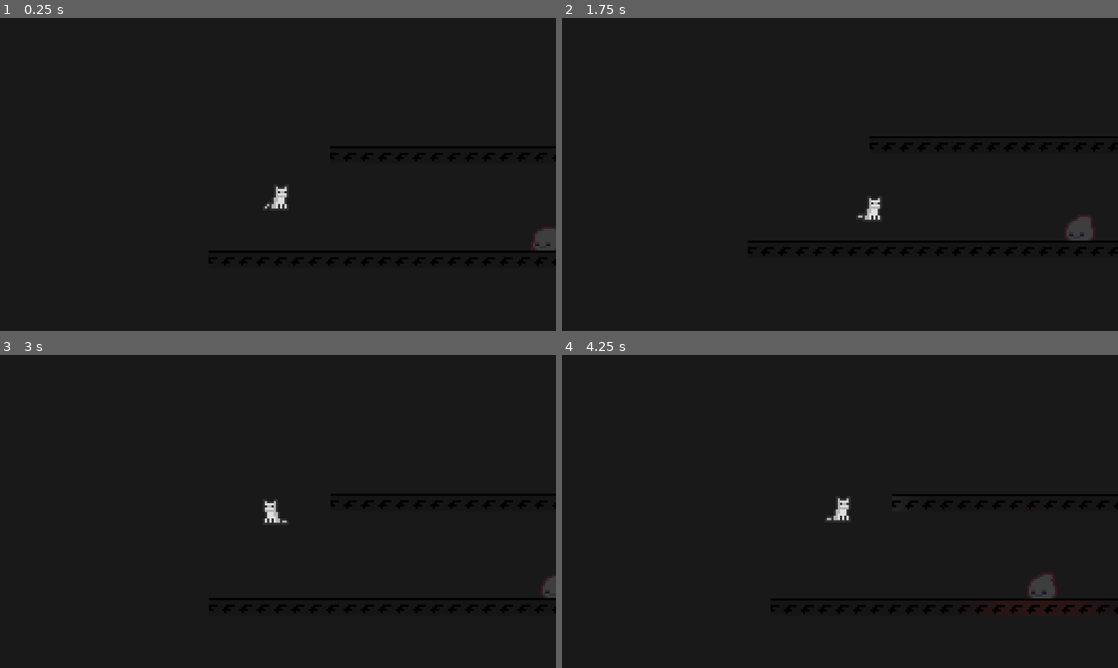
Above: before the commit, frames 1-4 (two rows, left to right).
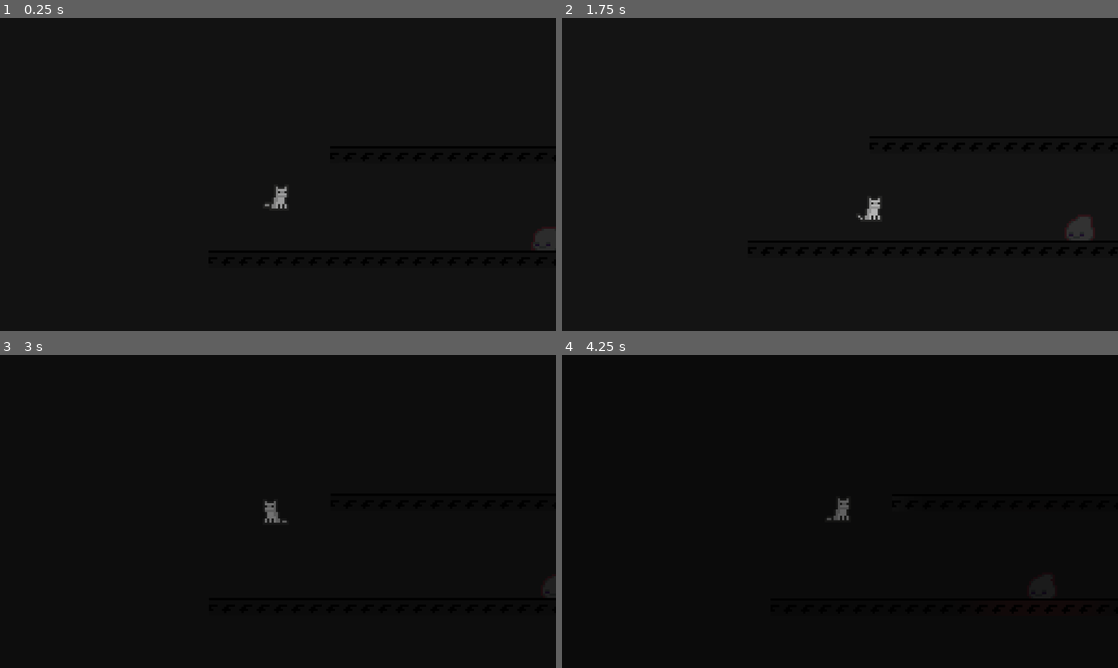
Above: after the commit, the same moments.

Repository: nwrenger/Crastination
Game: Godot game, scene res://Enemies/Slime/test.tscn
Same seed, same stepped clock (60 frames per second), same inputs: the game is played once before the commit and once after it. This scene is started directly instead of the project's main scene.
Inputs:
- Up to frame 1 (0.25 s): no input
- Up to frame 2 (1.75 s): tap Enter at 0.5 s; hold R 0.53-1.28 s; hold Right (ui_right) from 0.53 s (still down); tap Up (ui_up) at 0.77, 1.52 s; tap Space at 1.25 s; tap R at 1.35 s
- Up to frame 3 (3 s): release Right (ui_right) at 2.03 s; hold R 2.03-2.78 s; hold Left (ui_left) from 2.03 s (still down); tap Enter at 2.75 s; tap R at 2.85 s
- Up to frame 4 (4.25 s): keep holding Left (ui_left); tap Up (ui_up) at 3.02, 3.77 s; hold R from 3.53 s (still down)

The runs differ from the first frame. In frame 1, 0.1% of the frame differs, in the area x 47-52%, y 53-62%; in frame 2, 0.1%; in frame 3, 0.3%; in frame 4, 0.8%, in the area x 47-90%, y 45-83%.

Commit message:
:lipstick: Enabled Player fading out anim

Diff:
--- a/Player/Player.tscn
+++ b/Player/Player.tscn
@@ -57,7 +57,6 @@
 position = Vector2( 0, -11 )
 frames = ExtResource( 2 )
 animation = "idle"
-frame = 23
 playing = true
 
 [node name="Light" type="Light2D" parent="Sprite"]
@@ -124,7 +123,6 @@
 anims/FadeIn = SubResource( 47 )
 
 [node name="Fade" type="ColorRect" parent="Animation"]
-visible = false
 self_modulate = Color( 0, 0, 0, 0.588235 )
 anchor_right = 1.0
 anchor_bottom = 1.0
